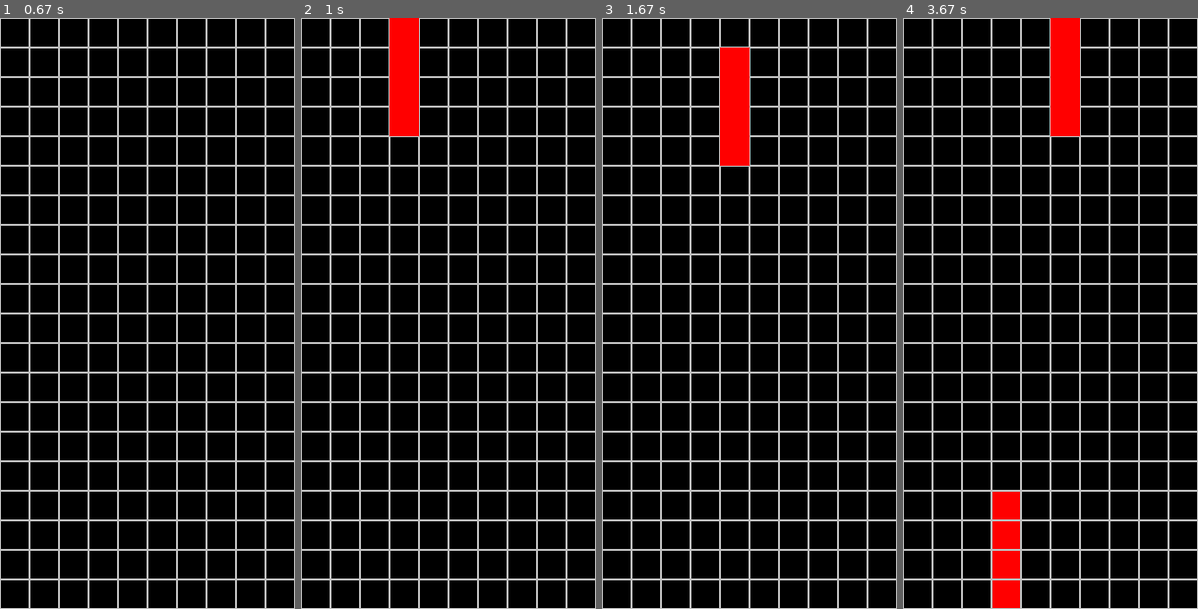
Above: before the commit, frames 1-4 (left to right).
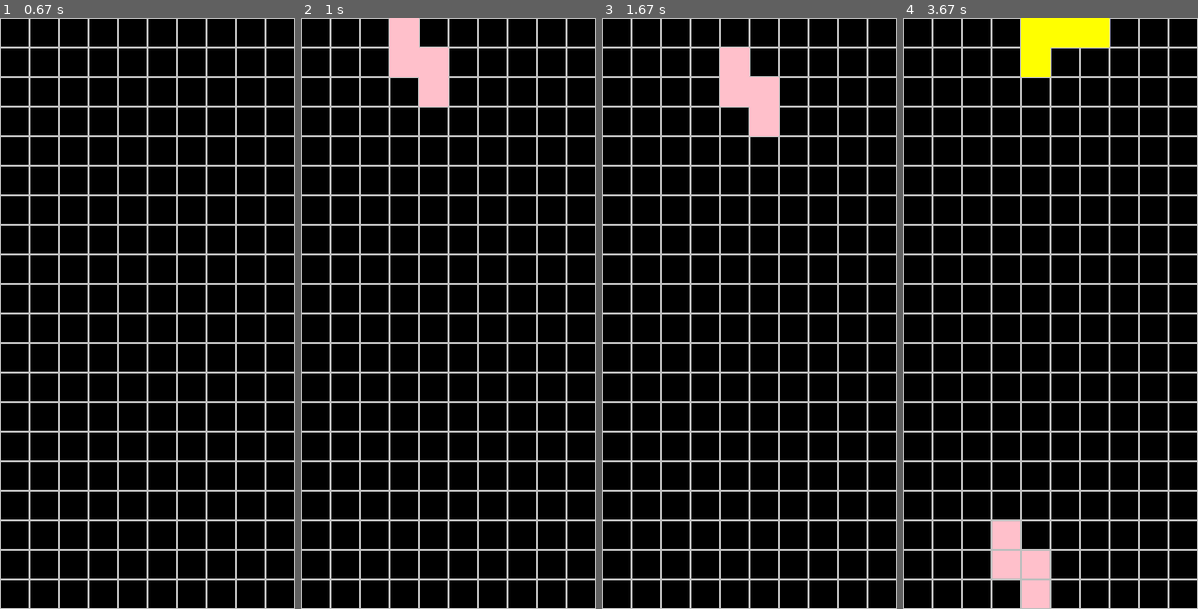
Above: after the commit, the same moments.

Repository: tkilla77/ksr_talenta_tetris
Game: pygame game, started from pygame_tetris.py
Same seed, same stepped clock (60 frames per second), same inputs: the game is played once before the commit and once after it.
Inputs:
- Up to frame 1 (0.67 s): hold Right from 0.33 s (still down)
- Up to frame 2 (1 s): release Right at 0.8 s; hold Up from 0.83 s (still down)
- Up to frame 3 (1.67 s): release Up at 1.3 s; hold Right from 1.33 s (still down)
- Up to frame 4 (3.67 s): release Right at 1.8 s; hold Left 1.83-2.37 s; hold Down 2.4-2.7 s; hold Right from 3.57 s (still down)

Frame 1 is identical in both runs. In frame 2, 3.0% of the frame differs, in the area x 30-50%, y 0-20%; in frame 3, 3.0%; in frame 4, 6.1%, in the area x 30-70%, y 0-100%.

Commit message:
revert testing code

Diff:
--- a/tetris.py
+++ b/tetris.py
@@ -54,8 +54,8 @@
 ]
 def random_piece():
     """Returns a random piece."""
-    # return random.choice(pieces)
-    return pieces[1]
+    return random.choice(pieces)
+    # return pieces[1]  # for testing
 
 class Tetris:
     """An abstract game of Tetris."""
